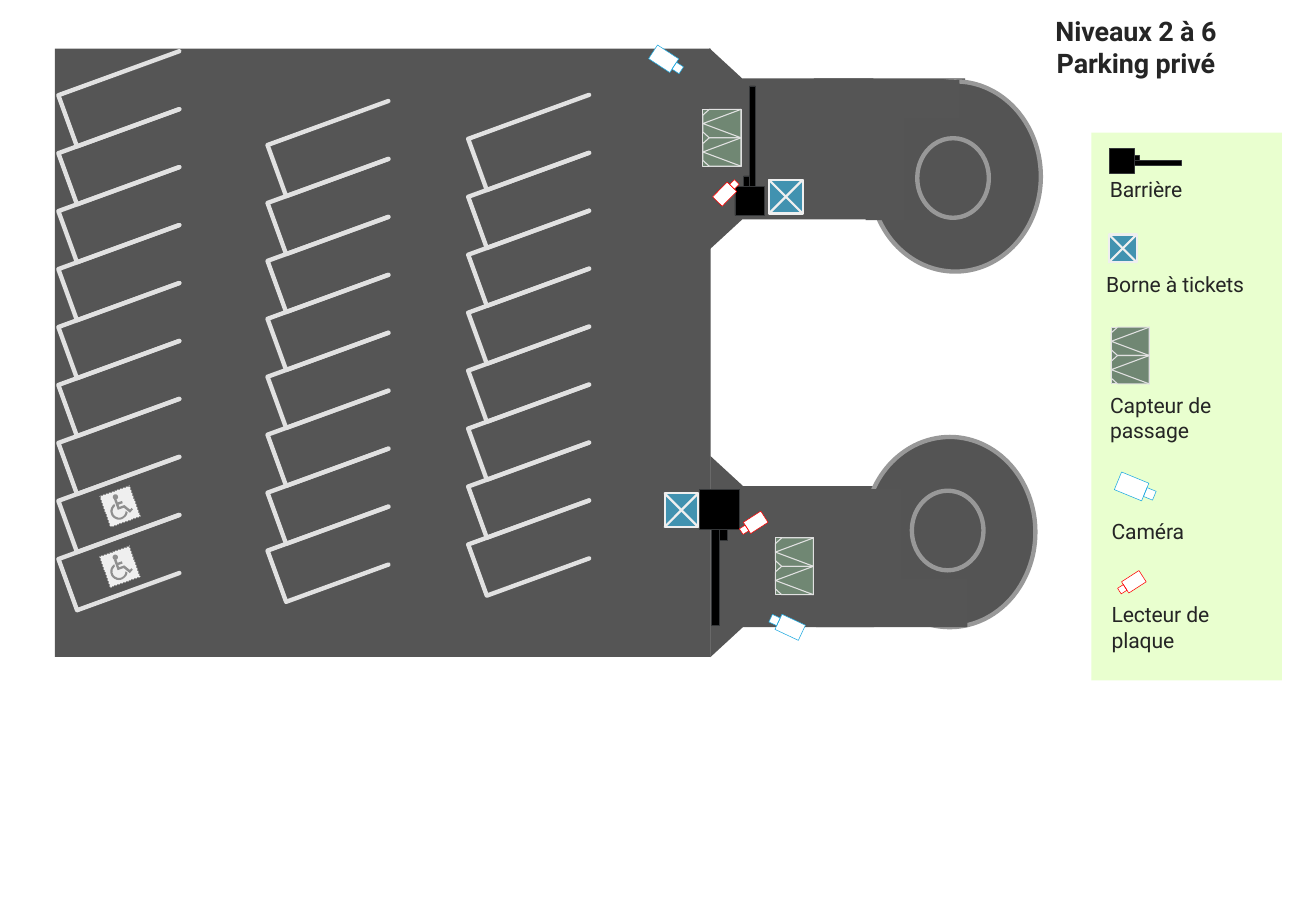
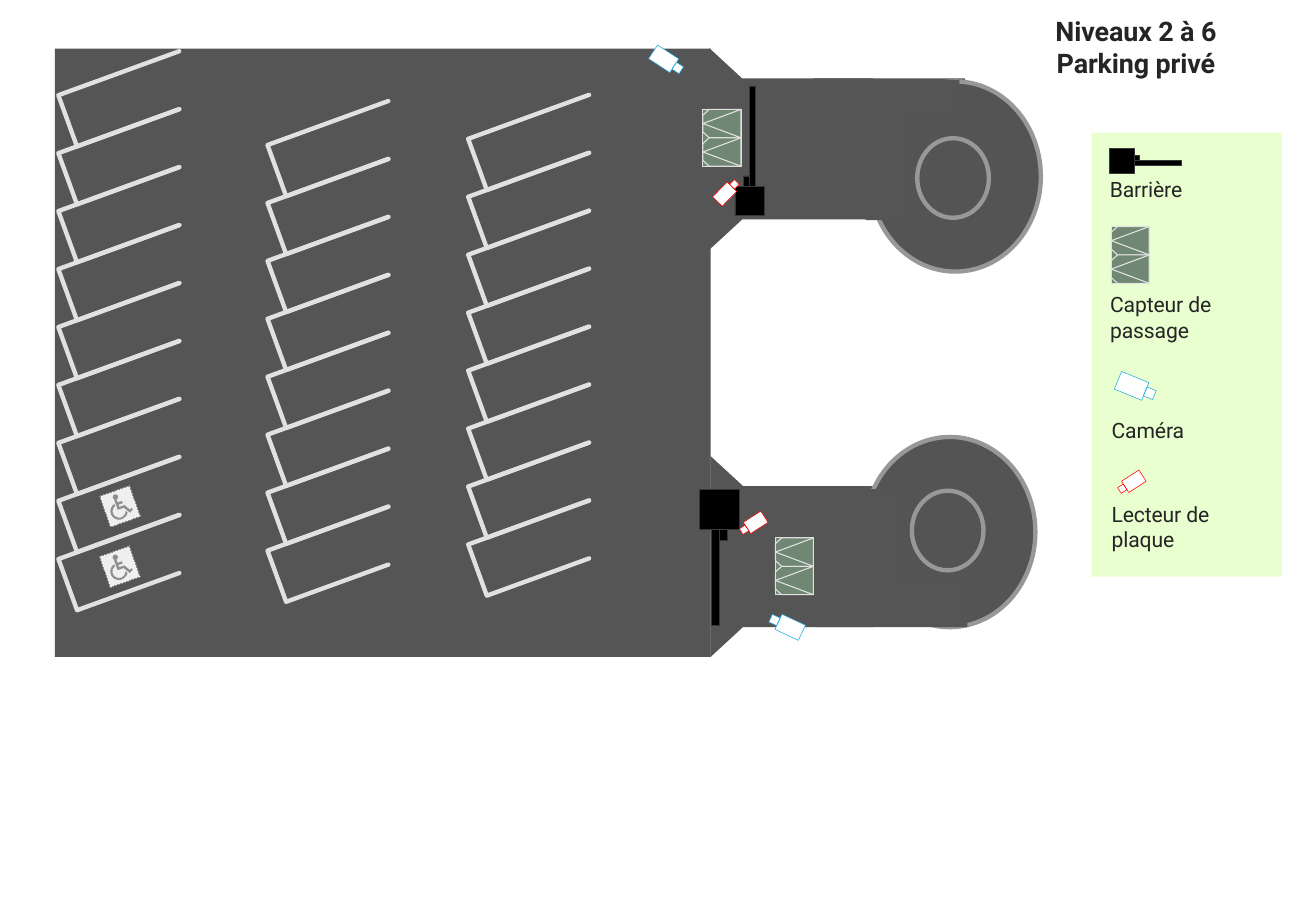
Before and after one commit to cyrilled/iPark, a slide deck: slide 1 of docs/res/media/hotel departement privé.pptx. Drawn at 1316x899 pixels with LibreOffice and Linux fonts; fonts in the diff are those of the drawing. Boxes give left, top, right and bottom in pixels: in the first picture for what was removed or moved away, otherwise in the second. Text is boxed around its words. In the diff, an @@ line names an element or a change of style, - is before the commit and + after.

```diff
--- a/docs/res/media/hotel departement privé.pptx
+++ b/docs/res/media/hotel departement privé.pptx
@@ freeform shape: place and size @@
-freeform shape at <box>1091,133,1281,680</box>
+freeform shape at <box>1091,133,1281,576</box>
@@ freeform shape removed at <box>769,180,802,213</box> @@
@@ freeform shape removed at <box>1109,235,1136,263</box> @@
@@ text removed at <box>1106,276,1244,292</box> @@
-Borne à tickets
@@ 5 freeform shapes, 3 texts: place and size @@
-5 freeform shapes, 3 texts at <box>1110,328,1211,653</box>
+5 freeform shapes, 3 texts at <box>1110,227,1211,552</box>
@@ freeform shape removed at <box>665,494,698,527</box> @@
```
Also in this commit, not shown: 4 other files.
